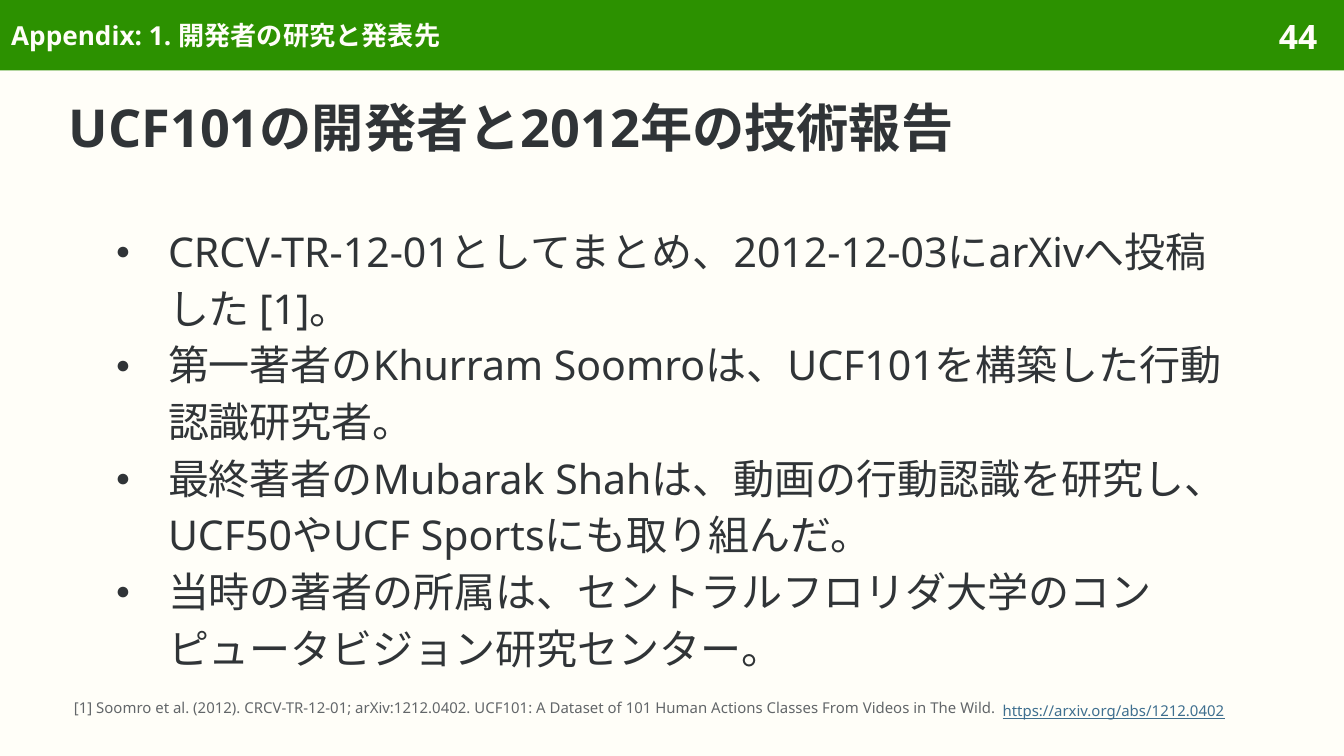
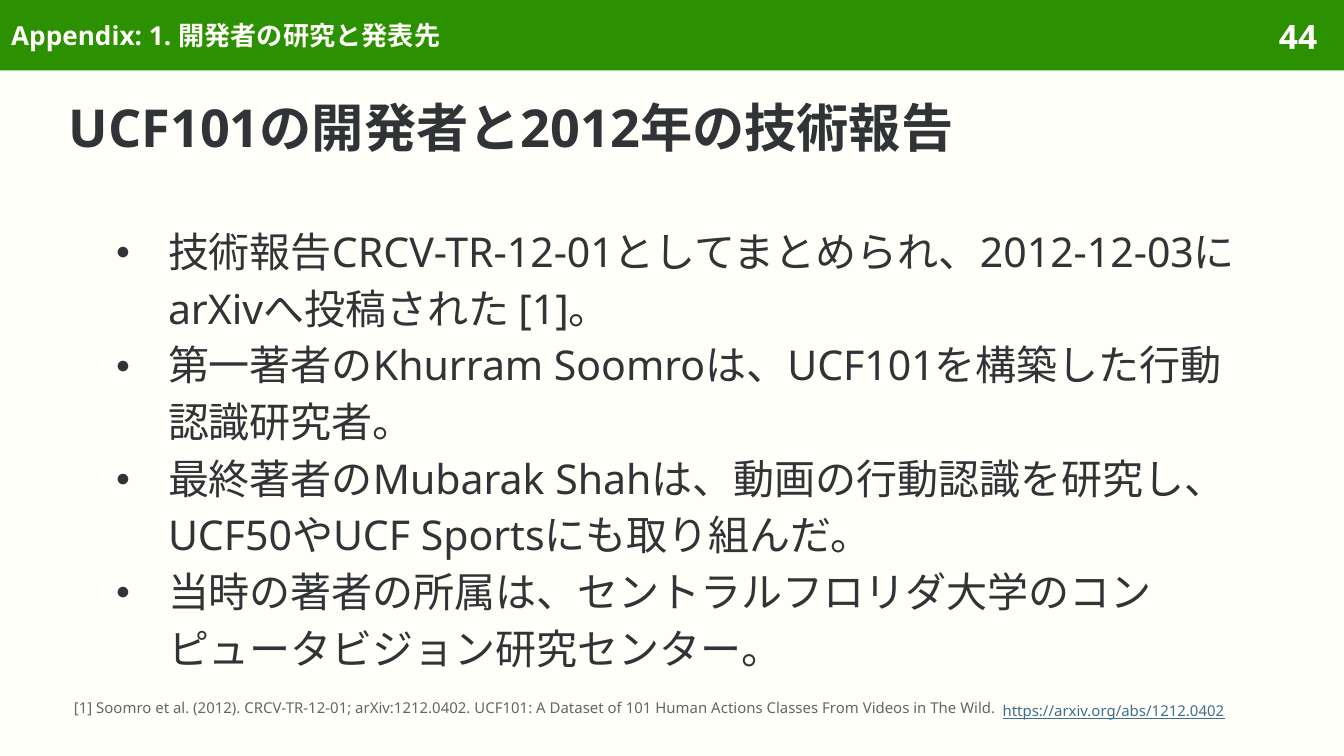
Before and after one commit to sasakiy84/datasets-in-10-minutes, a slide deck: slide 44 of slides/datasets-in-10-minutes-ucf101.pptx. Drawn at 1344x756 pixels with LibreOffice and Linux fonts; fonts in the diff are those of the drawing. Boxes give left, top, right and bottom in pixels: in the first picture for what was removed or moved away, otherwise in the second. Text is boxed around its words. In the diff, an @@ line names an element or a change of style, - is before the commit and + after.

```diff
--- a/slides/datasets-in-10-minutes-ucf101.pptx
+++ b/slides/datasets-in-10-minutes-ucf101.pptx
@@ text at <box>168,232,1235,331</box>: text changed @@
-● CRCV-TR-12-01としてまとめ、2012-12-03にarXivへ投稿した [1]。
+● 技術報告CRCV-TR-12-01としてまとめられ、2012-12-03にarXivへ投稿された [1]。
```
Also in this commit, not shown: 9 other slides changed, 7 other files.
